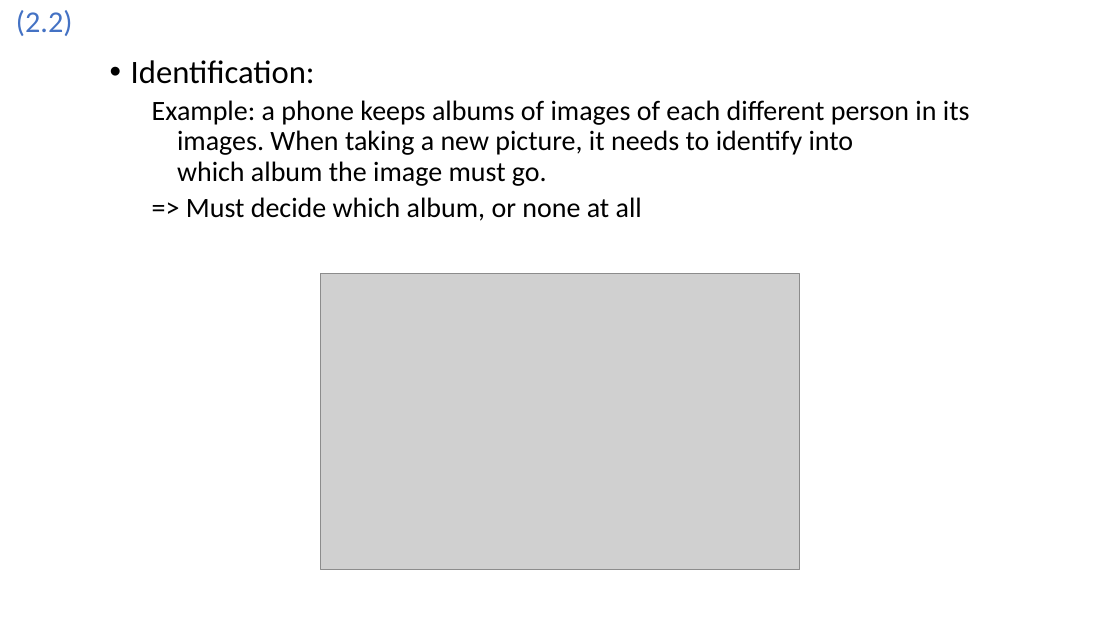
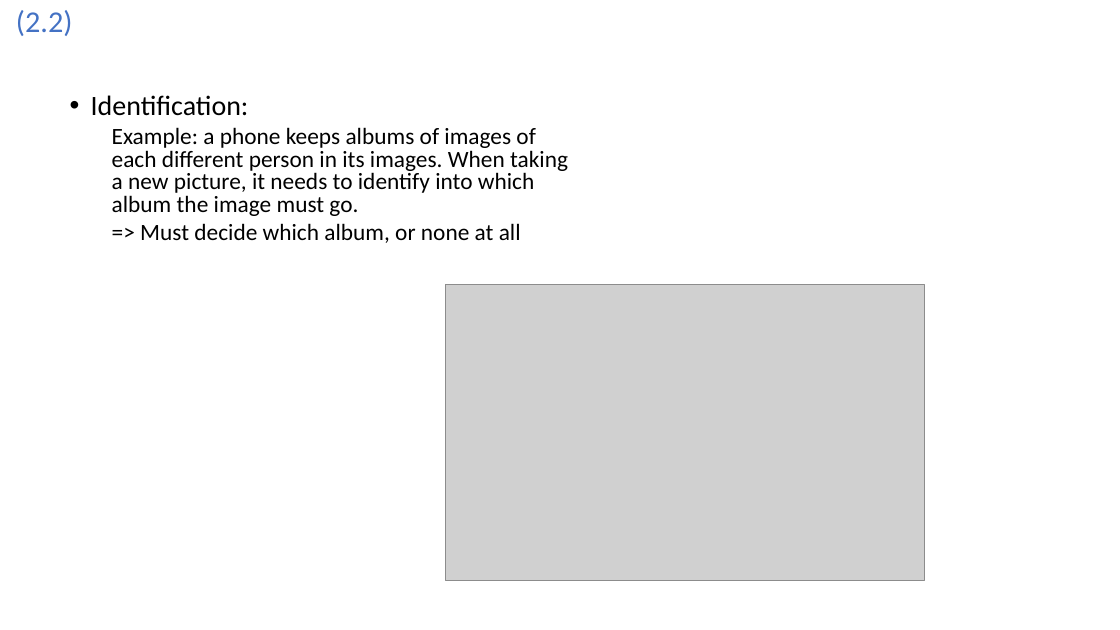
Before and after one commit to Joao-Quinta/master_cours_choix, a slide deck: slide 6 of securite_multimedia/exam_prep/section_2.odp. Drawn at 1120x630 pixels with LibreOffice and Linux fonts; fonts in the diff are those of the drawing; grey boxes stand for pictures. Boxes give left, top, right and bottom in pixels: in the first picture for what was removed or moved away, otherwise in the second. Text is boxed around its words. In the diff, an @@ line names an element or a change of style, - is before the commit and + after.

```diff
--- a/securite_multimedia/exam_prep/section_2.odp
+++ b/securite_multimedia/exam_prep/section_2.odp
@@ text "Identification:": place and size @@
-text "Identification:" at <box>131,60,970,221</box>
+text "Identification:" at <box>91,95,568,243</box>
@@ text "Identification:" at <box>91,95,568,243</box>: size 28 to 24 pt in "Identification:"; size 24 to 20 pt; line spacing 0.9 to 0.8 @@
@@ picture: place and size @@
-picture at <box>321,274,800,570</box>
+picture at <box>446,285,925,581</box>
```
Also in this commit, not shown: 14 other slides changed, 3 slides added, 6 other files.
